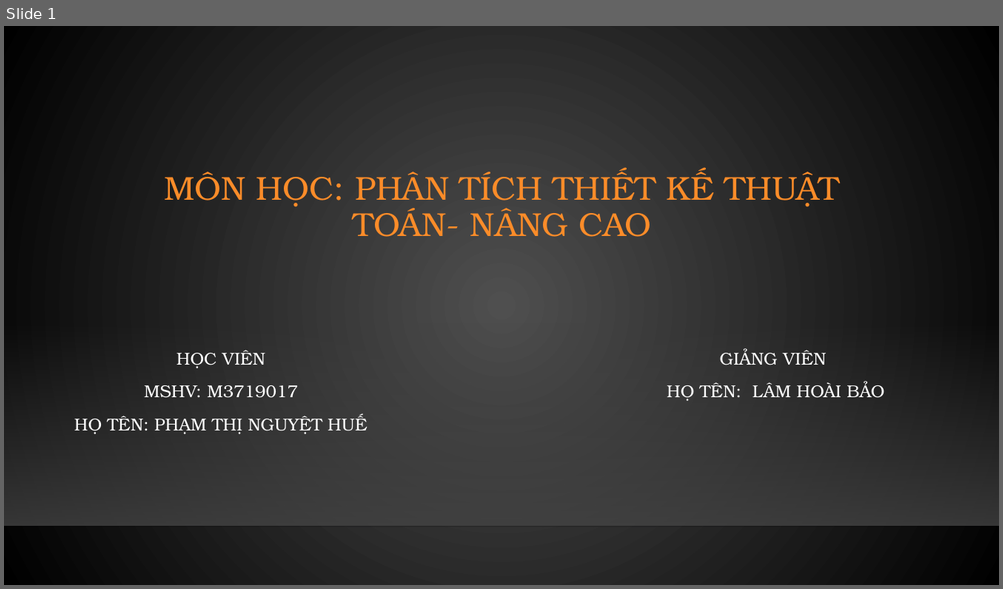
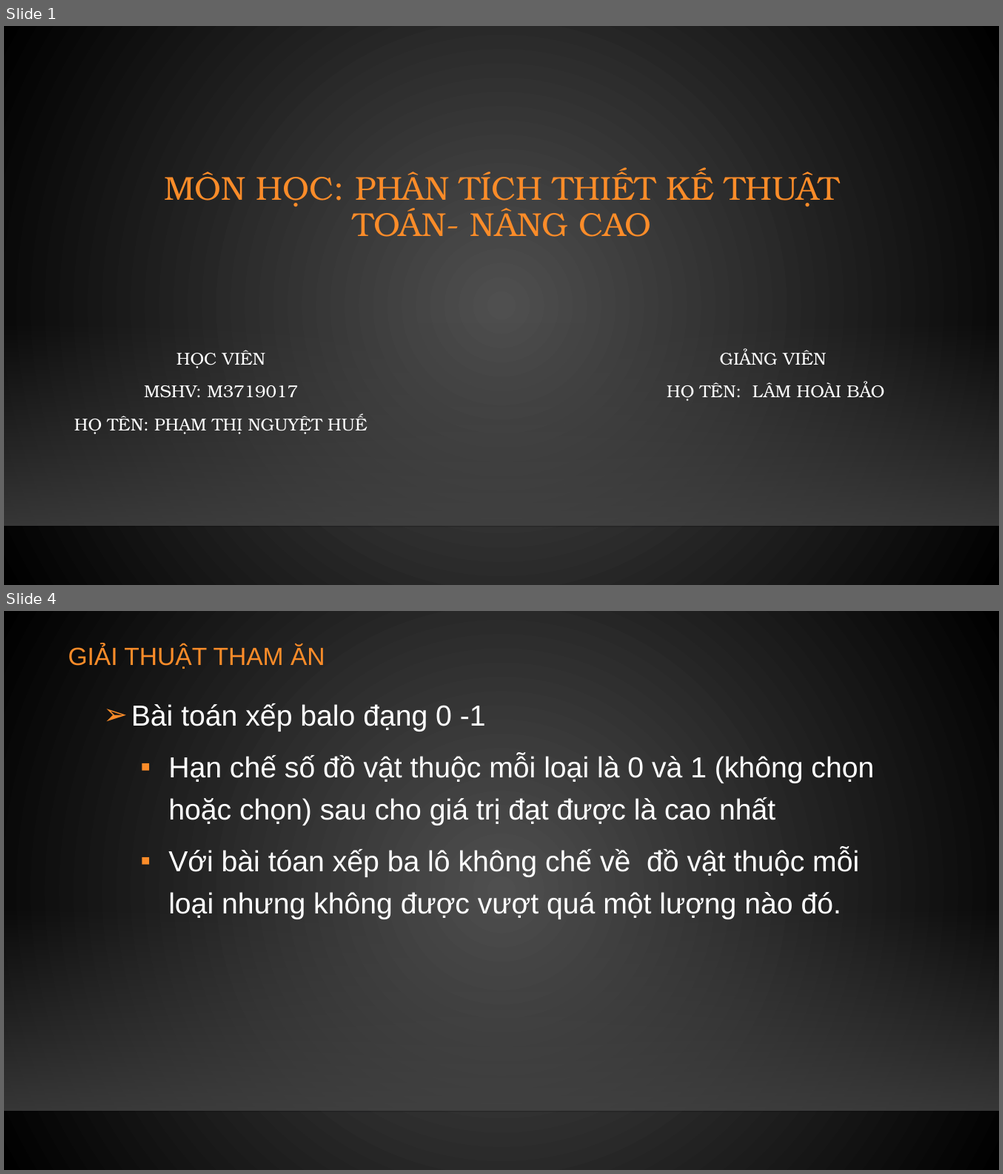
Before and after one commit to NguyetHue/PTTK_TTNC, a slide deck: BaoCao.pptx. Shown one above the other, each under a label of ours: slide 1 before the commit, slides 1 and 4 after it; the slides between them are not shown. The pictures are 1003x589 and 1003x1174 pixels, drawn with LibreOffice and Linux fonts; fonts in the diff are those of the drawing; background and template pictures are left out. Boxes give left, top, right and bottom in pixels: in the first picture for what was removed or moved away, otherwise in the second. Text is boxed around its words. In the diff, an @@ line names an element or a change of style, - is before the commit and + after.

```diff
--- a/BaoCao.pptx
+++ b/BaoCao.pptx
@@ slide 4 added at (4,611,999,1170), background gradient #505050 to #000000; not listed: 2 template elements that a slide beside it also shows @@
@@ title added at (68,645,325,669), 24 pt, text #FB8C29 @@
+GIẢI THUẬT THAM ĂN
@@ text added at (131,703,874,920), 28 pt, text #FFFFFF @@
+  ➢ Bài toán xếp balo đạng 0 -1
+    ▪ Hạn chế số đồ vật thuộc mỗi loại là 0 và 1 (không chọn hoặc chọn) sau cho giá trị đạt được là cao nhất
+    ▪ Với bài tóan xếp ba lô không chế về đồ vật thuộc mỗi loại nhưng không được vượt quá một lượng nào đó.
```
Also in this commit, not shown: 1 slide changed, 8 other slides added, 2 slides removed, 6 other files.
